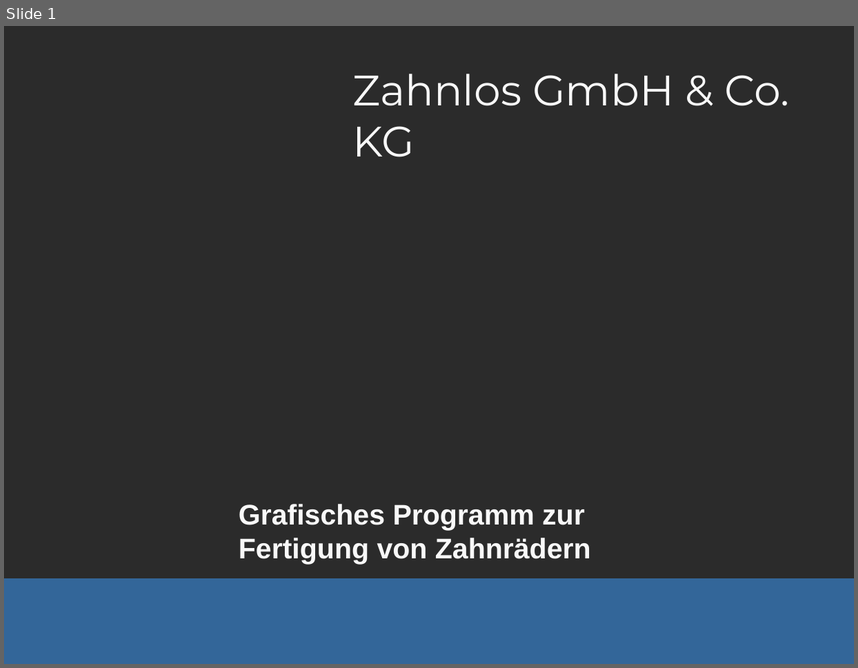
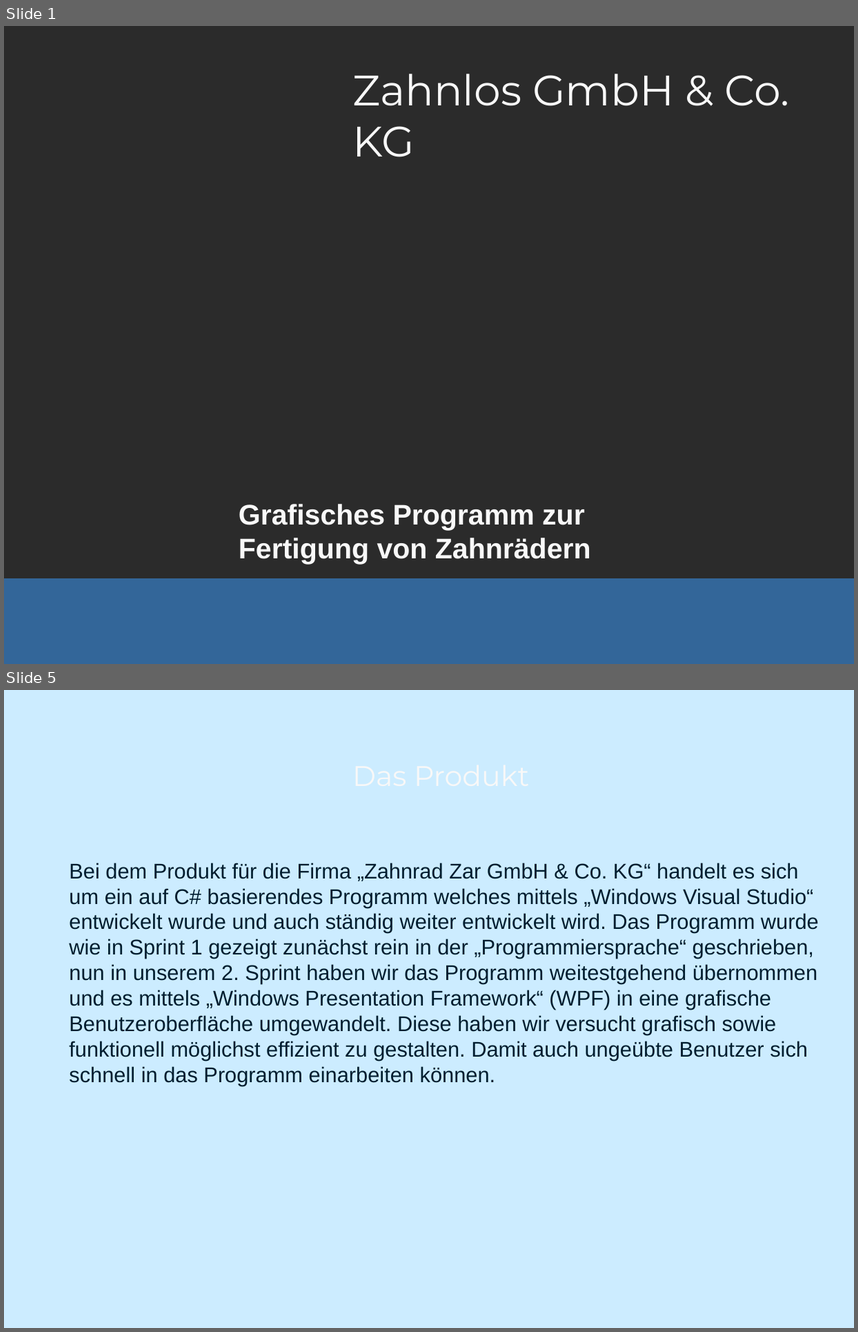
Before and after one commit to kenkogs/ZahnradHspA, a slide deck: Zahnlos GmbH & Co.pptx. Shown one above the other, each under a label of ours: slide 1 before the commit, slides 1 and 5 after it; the slides between them are not shown. The pictures are 858x668 and 858x1332 pixels, drawn with LibreOffice and Linux fonts; fonts in the diff are those of the drawing; background and template pictures are left out; a plain dark background stands for a picture behind light text. Boxes give left, top, right and bottom in pixels: in the first picture for what was removed or moved away, otherwise in the second. Text is boxed around its words. In the diff, an @@ line names an element or a change of style, - is before the commit and + after.

```diff
--- a/Zahnlos GmbH & Co.pptx
+++ b/Zahnlos GmbH & Co.pptx
@@ slide 5 added at (4, 690, 854, 1328), background picture (left out) @@
@@ title added at (344, 726, 797, 825), 24 pt, text #F8F8F8 @@
+Das Produkt
@@ text added at (69, 862, 819, 1086), 18 pt, text #001D2E @@
+Bei dem Produkt für die Firma „Zahnrad Zar GmbH & Co. KG“ handelt es sich um ein auf C# basierendes Programm welches mittels „Windows Visual Studio“ entwickelt wurde und auch ständig weiter entwickelt wird. Das Programm wurde wie in Sprint 1 gezeigt zunächst rein in der „Programmiersprache“ geschrieben, nun in unserem 2. Sprint haben wir das Programm weitestgehend übernommen und es mittels „Windows Presentation Framework“ (WPF) in eine grafische Benutzeroberfläche umgewandelt. Diese haben wir versucht grafisch sowie funktionell möglichst effizient zu gestalten. Damit auch ungeübte Benutzer sich schnell in das Programm einarbeiten können.
```
Also in this commit, not shown: 2 slides changed, 3 other slides added, 3 slides removed.
